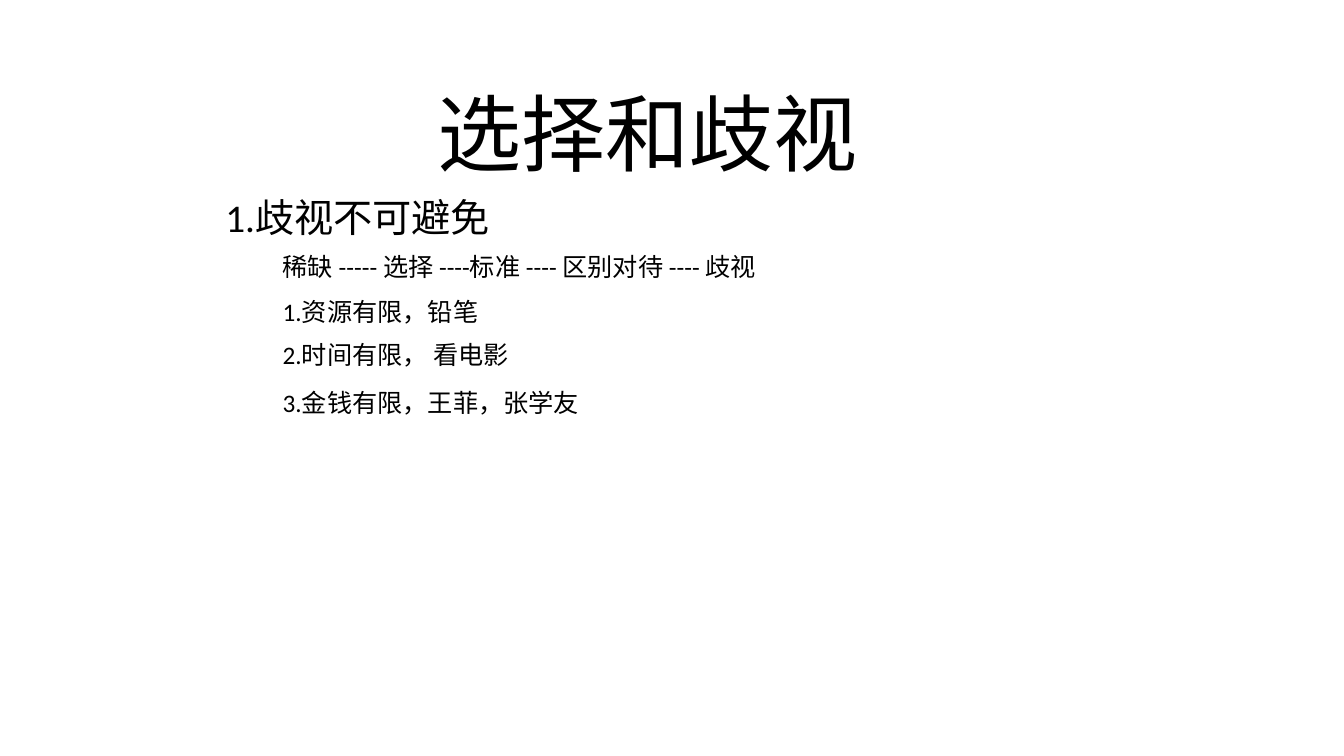
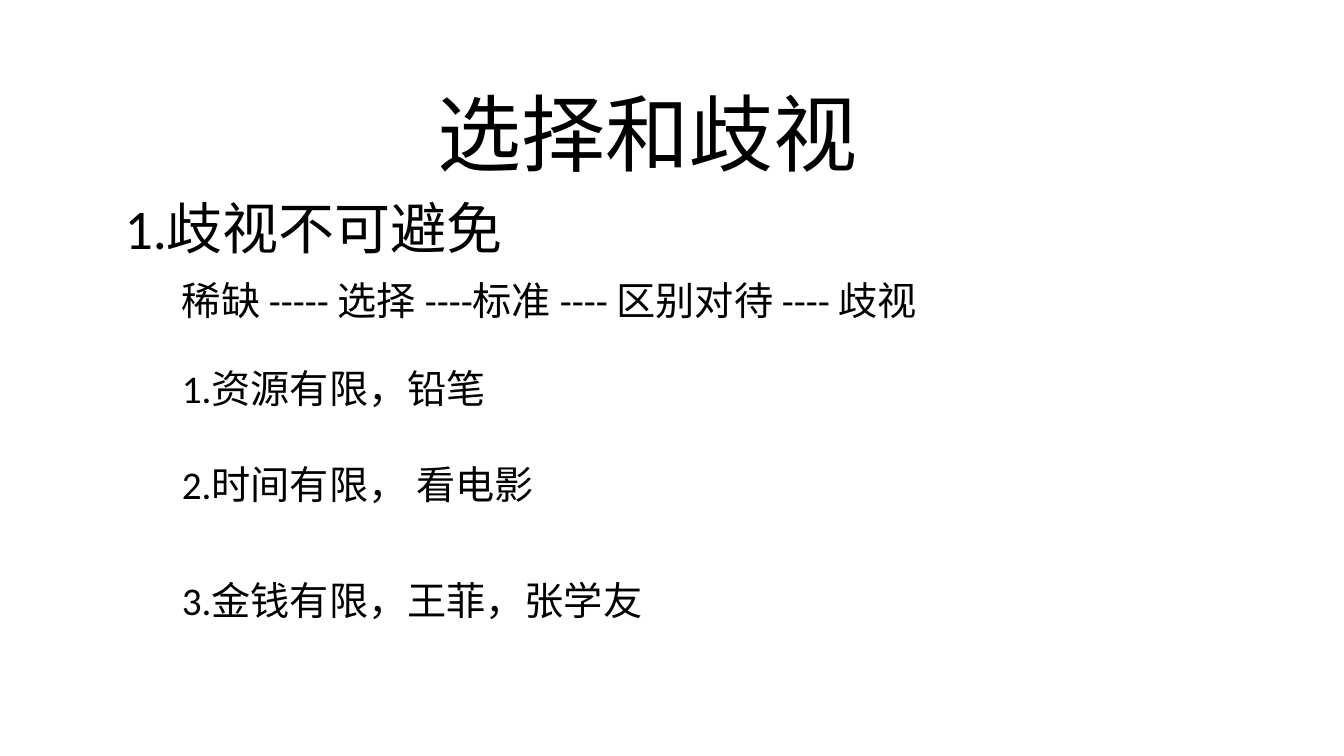
Before and after one commit to FredJiangFei/MyDocuments, a slide deck: slide 3 of 火车票/火车票.pptx (slide 5 before the commit). Drawn at 1344x756 pixels with LibreOffice and Linux fonts; fonts in the diff are those of the drawing. Boxes give left, top, right and bottom in pixels: in the first picture for what was removed or moved away, otherwise in the second. Text is boxed around its words. In the diff, an @@ line names an element or a change of style, - is before the commit and + after.

```diff
--- a/火车票/火车票.pptx
+++ b/火车票/火车票.pptx
@@ text "1.歧视不可避免": place and size @@
-text "1.歧视不可避免" at [225, 199, 490, 235]
+text "1.歧视不可避免" at [125, 202, 503, 254]
@@ text "1.歧视不可避免" at [125, 202, 503, 254]: size 28 to 40 pt @@
@@ text "稀缺 ----- 选择 ----标准 ---- ...": place and size @@
-text "稀缺 ----- 选择 ----标准 ---- ..." at [283, 254, 756, 278]
+text "稀缺 ----- 选择 ----标准 ---- ..." at [182, 282, 917, 319]
@@ text "1.资源有限，铅笔": place and size @@
-text "1.资源有限，铅笔" at [283, 300, 479, 324]
+text "1.资源有限，铅笔" at [182, 370, 486, 407]
@@ text "2.时间有限， 看电影": place and size @@
-text "2.时间有限， 看电影" at [283, 343, 509, 367]
+text "2.时间有限， 看电影" at [182, 466, 534, 503]
@@ size 18 to 28 pt in 4 elements at [182, 282, 917, 319], [182, 370, 486, 407], [182, 466, 534, 503], [182, 583, 642, 619] @@
@@ text "3.金钱有限，王菲，张学友": place and size @@
-text "3.金钱有限，王菲，张学友" at [283, 391, 579, 415]
+text "3.金钱有限，王菲，张学友" at [182, 583, 642, 619]
```
Also in this commit, not shown: 8 other slides changed, 3 slides added, 6 slides removed, 3 other files.
